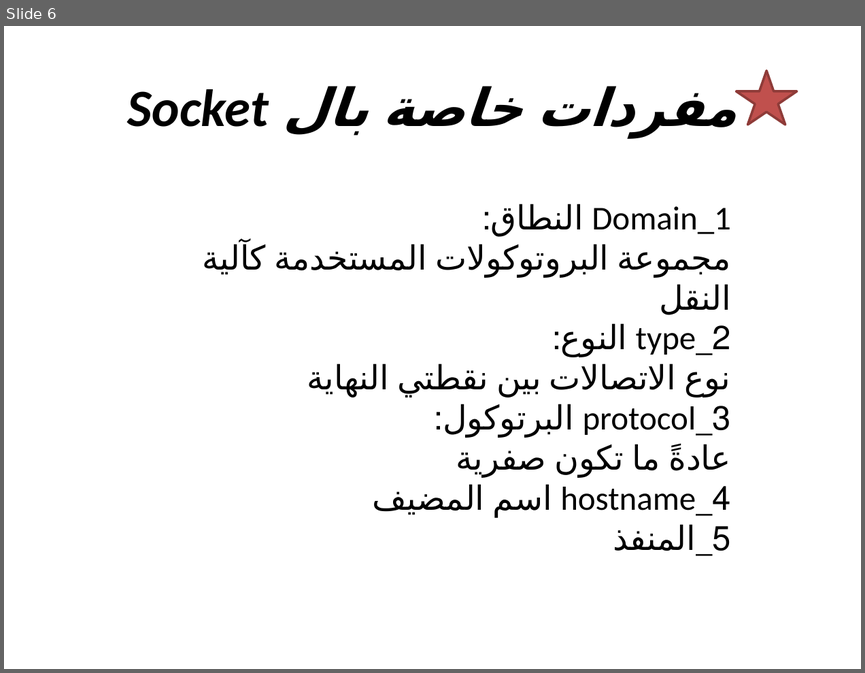
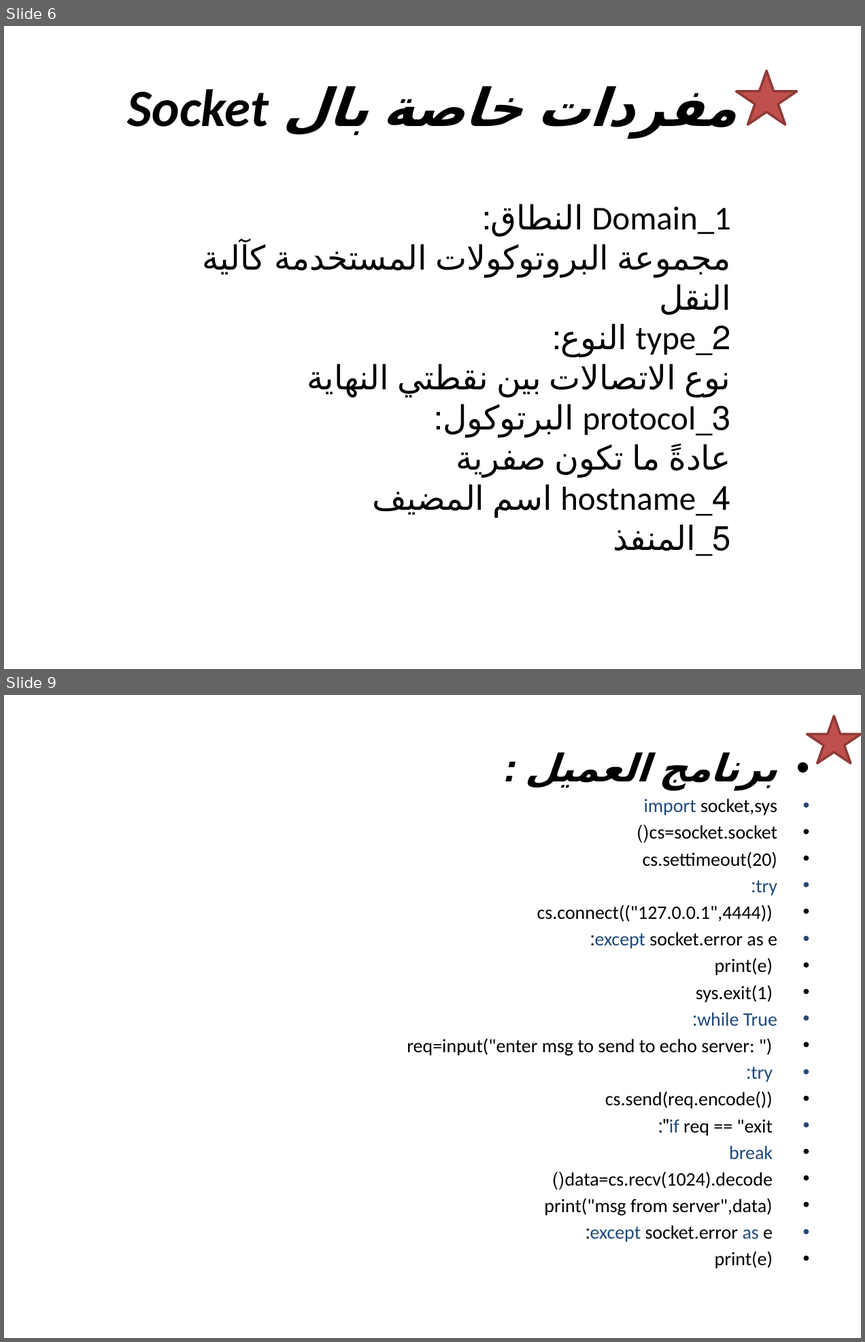
Before and after one commit to ReemAhmad96/client-server-socket, a slide deck: socket.pptx. Shown one above the other, each under a label of ours: slide 6 before the commit, slides 6 and 9 after it; the slides between them are not shown. The pictures are 865x673 and 865x1342 pixels, drawn with LibreOffice and Linux fonts; fonts in the diff are those of the drawing. Boxes give left, top, right and bottom in pixels: in the first picture for what was removed or moved away, otherwise in the second. Text is boxed around its words. In the diff, an @@ line names an element or a change of style, - is before the commit and + after.

```diff
--- a/socket.pptx
+++ b/socket.pptx
@@ slide 9 added at (4, 695, 861, 1338), background #FFFFFF @@
@@ star added at (807, 717, 861, 764), fill #C0504D, outline #8E3B39 2 pt @@
@@ text added at (407, 752, 777, 1268), 16 pt, text #000000 @@
+• برنامج العميل :
+• import socket,sys
+• cs=socket.socket()
+• cs.settimeout(20)
+• try:
+• cs.connect(("127.0.0.1",4444))
+• except socket.error as e:
+• print(e)
+• sys.exit(1)
+• while True:
+• req=input("enter msg to send to echo server: ")
+• try:
+• cs.send(req.encode())
+• if req == "exit":
+• break
+• data=cs.recv(1024).decode()
+• print("msg from server",data)
+• except socket.error as e:
+• print(e)
```
Also in this commit, not shown: 1 slide changed, 2 other slides added, 2 slides removed, 7 other files.
